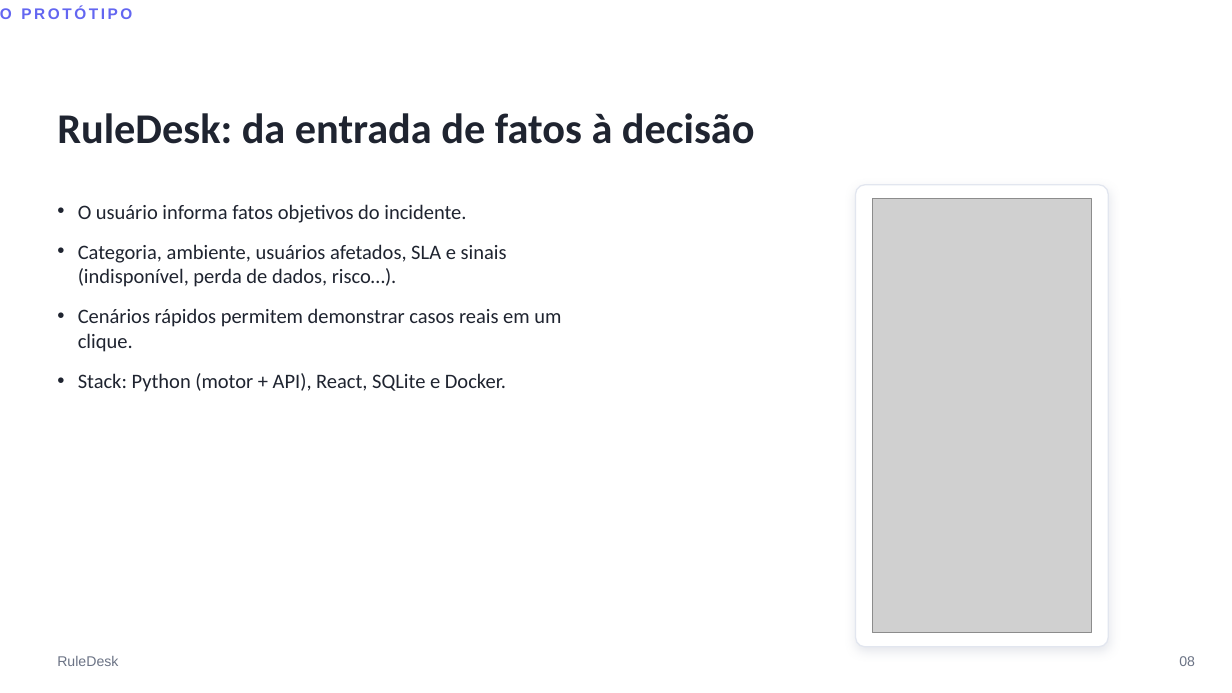
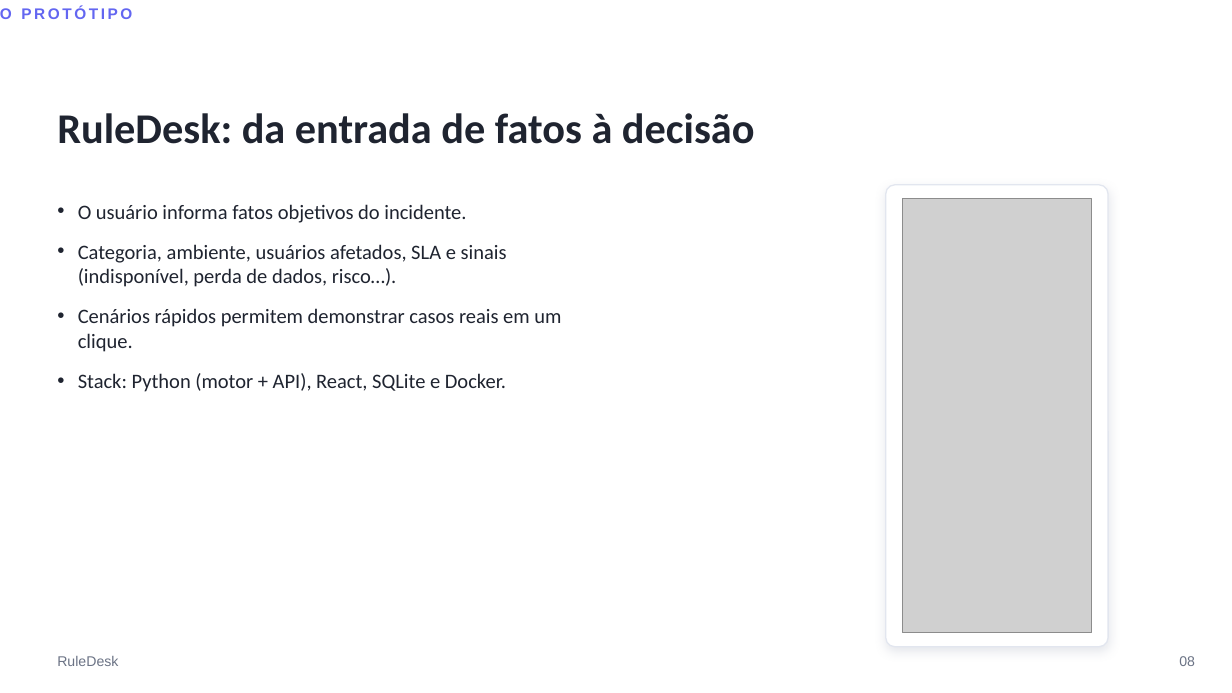
Before and after one commit to Guirenzo/ruledesk, a slide deck: slide 8 of outputs/apresentacao-ruledesk.pptx. Drawn at 1232x693 pixels with LibreOffice and Linux fonts; fonts in the diff are those of the drawing; grey boxes stand for pictures. Boxes give left, top, right and bottom in pixels: in the first picture for what was removed or moved away, otherwise in the second. Text is boxed around its words. In the diff, an @@ line names an element or a change of style, - is before the commit and + after.

```diff
--- a/outputs/apresentacao-ruledesk.pptx
+++ b/outputs/apresentacao-ruledesk.pptx
@@ rounded rectangle: place and size @@
-rounded rectangle at [856, 185, 1108, 647]
+rounded rectangle at [886, 185, 1109, 647]
@@ rounded rectangle at [886, 185, 1109, 647]: proportions changed @@
@@ picture: place and size @@
-picture at [872, 199, 1092, 633]
+picture at [903, 199, 1092, 633]
```
Also in this commit, not shown: 3 other slides changed, 1 other file.
